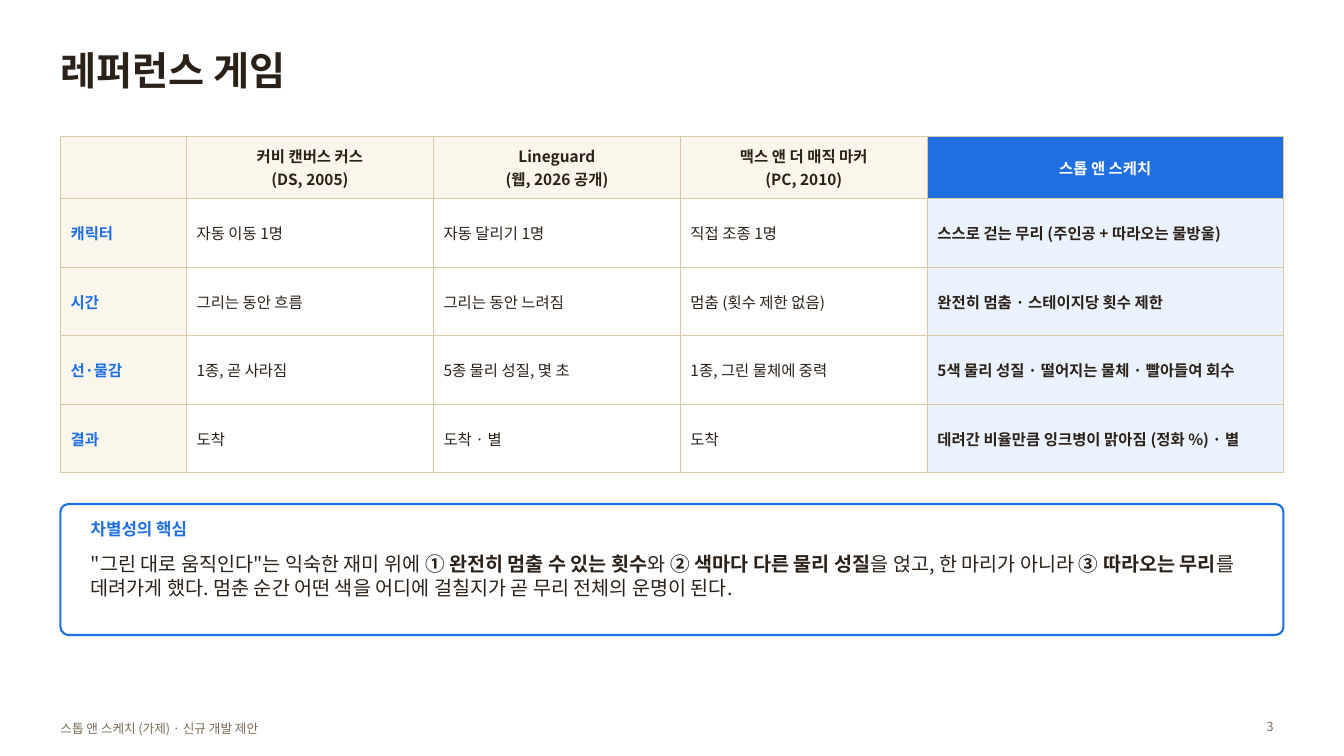
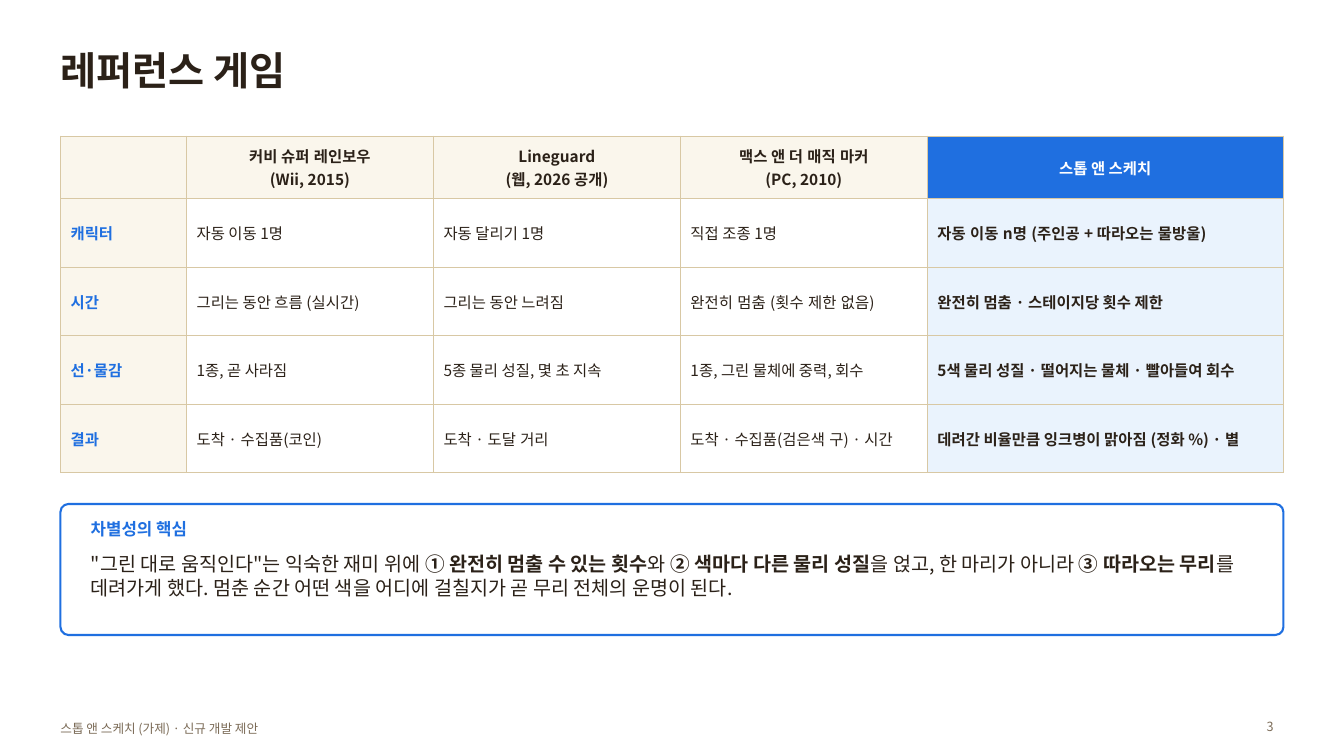
Before and after one commit to willy9068/Stop-Sketch, a slide deck: slide 3 of 스톱앤스케치_제안서.pptx. Drawn at 1344x756 pixels with LibreOffice and Linux fonts; fonts in the diff are those of the drawing. Boxes give left, top, right and bottom in pixels: in the first picture for what was removed or moved away, otherwise in the second. Text is boxed around its words. In the diff, an @@ line names an element or a change of style, - is before the commit and + after.

```diff
--- a/스톱앤스케치_제안서.pptx
+++ b/스톱앤스케치_제안서.pptx
@@ table at (x1=60, y1=136, x2=1284, y2=473) @@
-row 1, column 2: 커비 캔버스 커스 / (DS, 2005)
+row 1, column 2: 커비 슈퍼 레인보우 / (Wii, 2015)
-row 2, column 5: 스스로 걷는 무리 (주인공 + 따라오는 물방울)
+row 2, column 5: 자동 이동 n명 (주인공 + 따라오는 물방울)
-row 3, column 2: 그리는 동안 흐름
+row 3, column 2: 그리는 동안 흐름 (실시간)
-row 3, column 4: 멈춤 (횟수 제한 없음)
+row 3, column 4: 완전히 멈춤 (횟수 제한 없음)
-row 4, column 3: 5종 물리 성질, 몇 초
+row 4, column 3: 5종 물리 성질, 몇 초 지속
-row 4, column 4: 1종, 그린 물체에 중력
+row 4, column 4: 1종, 그린 물체에 중력, 회수
-row 5: 결과 | 도착 | 도착 · 별 | 도착 | 데려간 비율만큼 잉크병이 맑아짐 (정화 %) · 별
+row 5: 결과 | 도착 · 수집품(코인) | 도착 · 도달 거리 | 도착 · 수집품(검은색 구) · 시간 | 데려간 비율만큼 잉크병이 맑아짐 (정화 %) · 별
```
Also in this commit, not shown: 2 other files.
